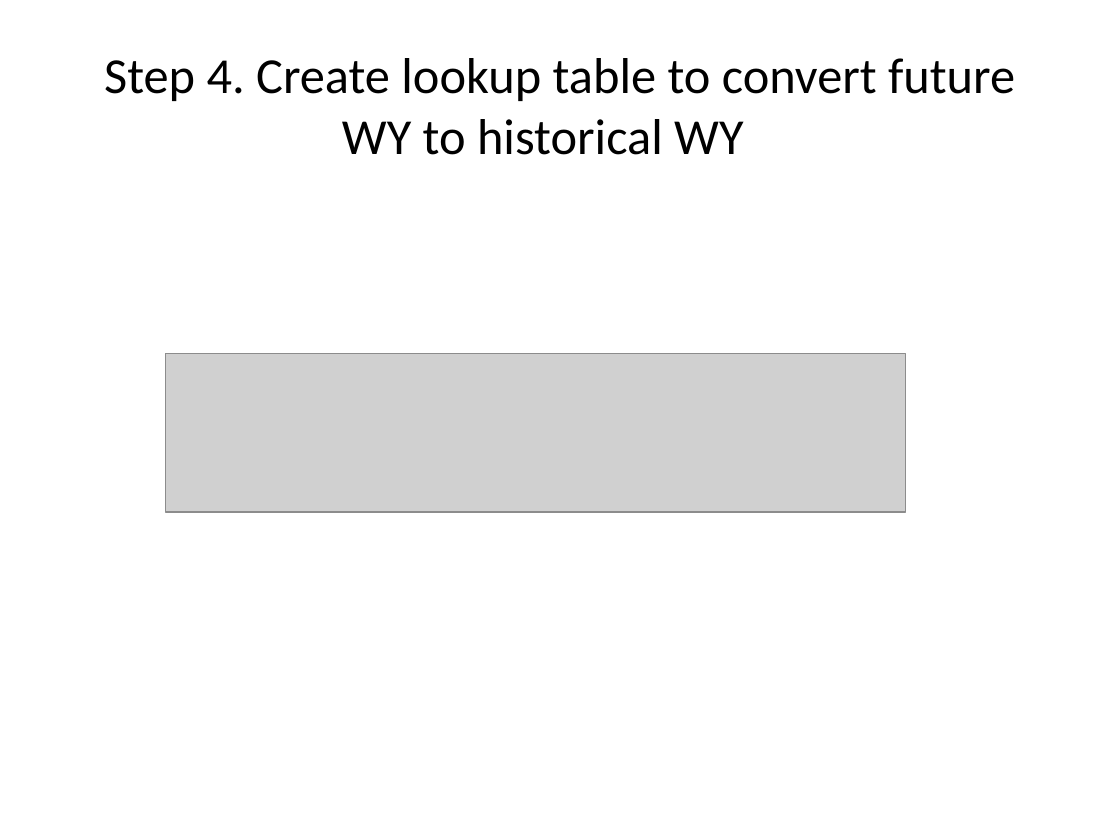
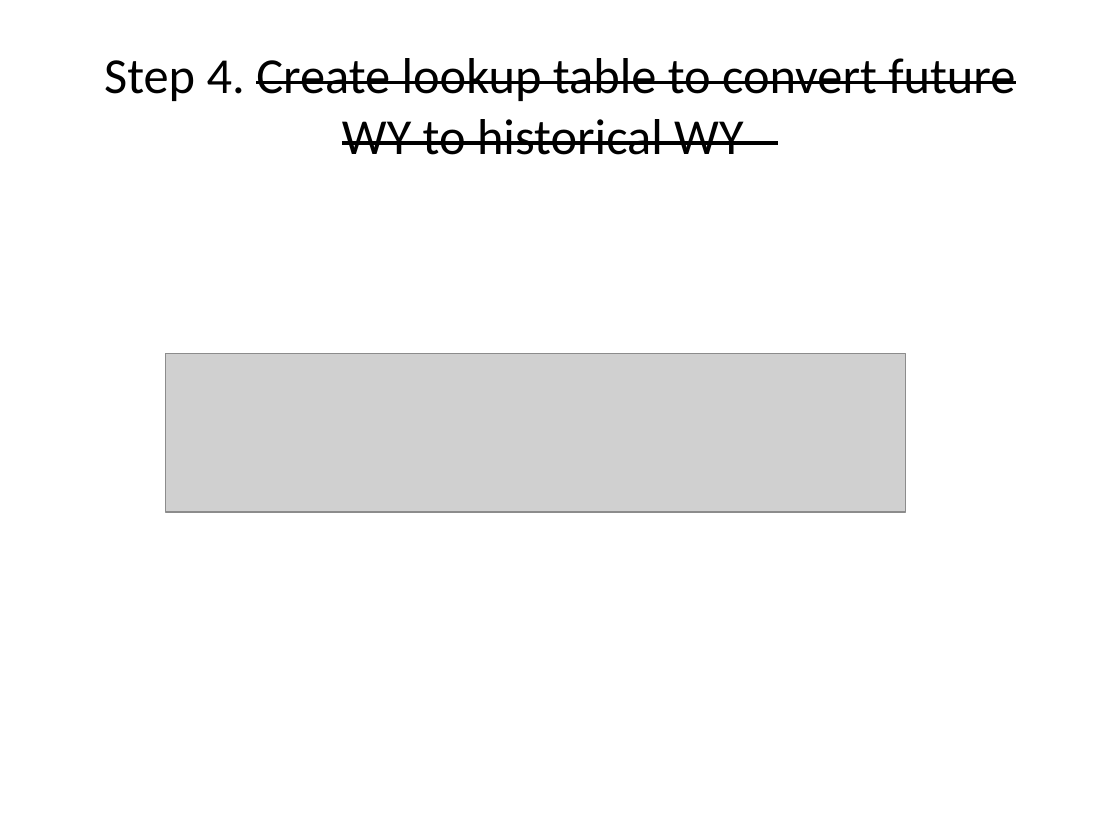
Before and after one commit to CentralValleyModeling/wrims, a slide deck: slide 10 of wrims2_vscript/doc/Position Analysis with CalLite_20130717.pptx. Drawn at 1120x840 pixels with LibreOffice and Linux fonts; fonts in the diff are those of the drawing; grey boxes stand for pictures. Boxes give left, top, right and bottom in pixels: in the first picture for what was removed or moved away, otherwise in the second. Text is boxed around its words. In the diff, an @@ line names an element or a change of style, - is before the commit and + after.

```diff
--- a/wrims2_vscript/doc/Position Analysis with CalLite_20130717.pptx
+++ b/wrims2_vscript/doc/Position Analysis with CalLite_20130717.pptx
@@ title "Step 4. Create lookup table ..." at [104, 58, 1015, 155]: strikethrough on in "Create lookup table to convert future WY ..." @@
```
Also in this commit, not shown: 2 other slides changed, 2 slides added.
